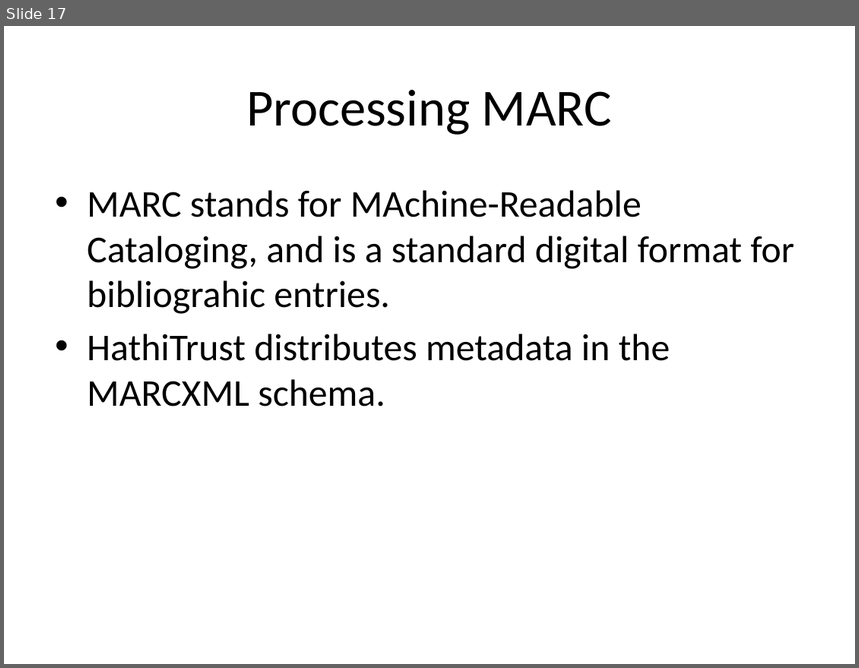
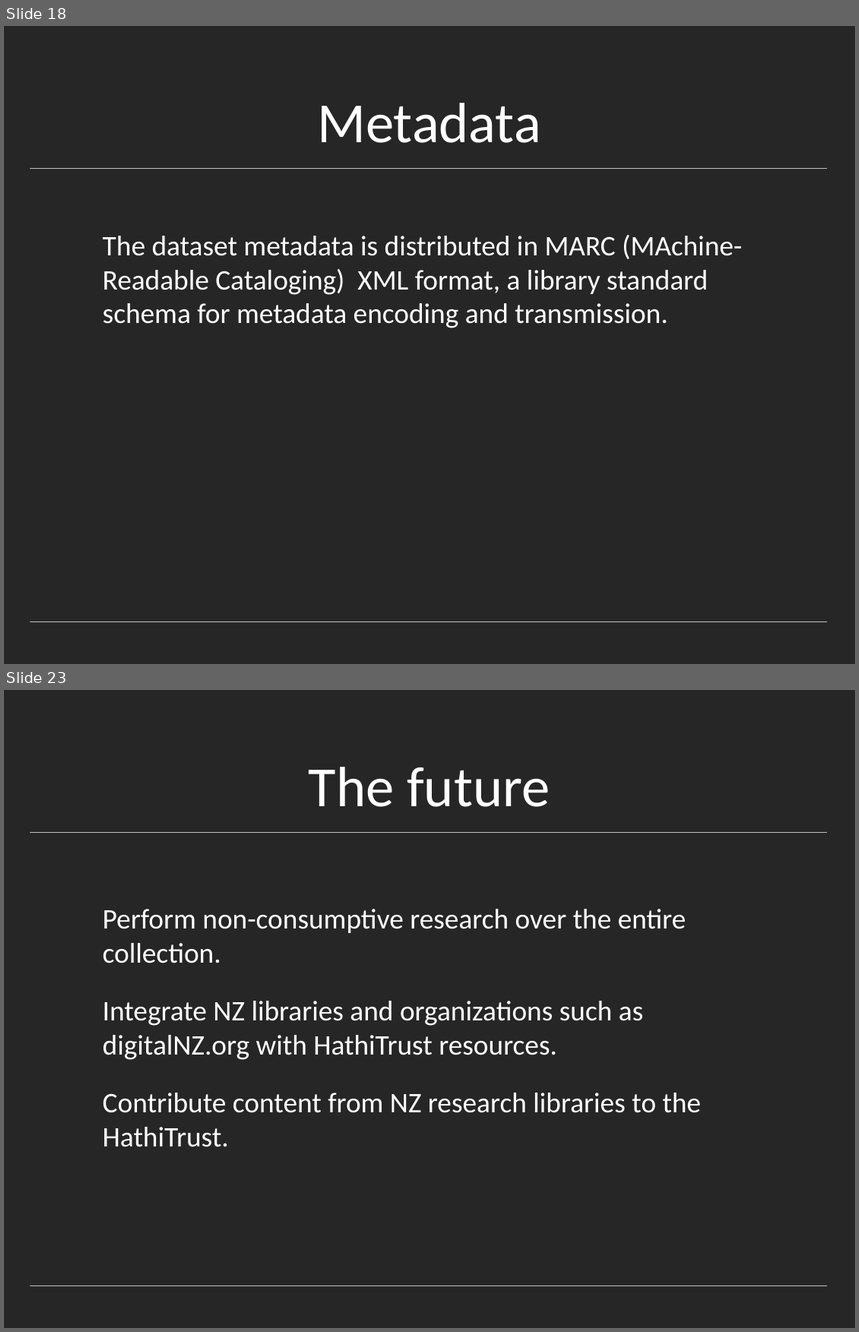
Before and after one commit to rlmv/hathitrust-soer, a slide deck: notes/HathiTrust.pptx. Shown one above the other, each under a label of ours: slide 17 before the commit, slides 18 and 23 after it; the slides between them are not shown. The pictures are 859x668 and 859x1332 pixels, drawn with LibreOffice and Linux fonts; fonts in the diff are those of the drawing. Boxes give left, top, right and bottom in pixels: in the first picture for what was removed or moved away, otherwise in the second. Text is boxed around its words. In the diff, an @@ line names an element or a change of style, - is before the commit and + after.

```diff
--- a/notes/HathiTrust.pptx
+++ b/notes/HathiTrust.pptx
@@ slide 23 added at <box>4,690,855,1328</box>, background #262626; not listed: 2 template elements that a slide beside it also shows @@
@@ title added at <box>309,767,550,807</box>, 48 pt, text #FFFFFF @@
+The future
@@ text added at <box>103,909,702,1148</box>, 24 pt, text #FFFFFF @@
+Perform non-consumptive research over the entire collection.
+Integrate NZ libraries and organizations such as digitalNZ.org with HathiTrust resources.
+Contribute content from NZ research libraries to the HathiTrust.
@@ what was slide 17 is now slide 18 @@
@@ slide 18 changed as well @@
@@ background #FFFFFF to #262626 @@
@@ title "Metadata" at <box>317,103,541,143</box>: vertical alignment middle to bottom @@
@@ title at <box>317,103,541,143</box>: text changed; size 44 to 48 pt; text colour #000000 to #FFFFFF @@
-Processing MARC
+Metadata
@@ freeform shape added at <box>31,168,827,168</box>, outline #BFBFBF 0.25 pt @@
@@ text at <box>103,235,742,328</box>: text changed; size 32 to 24 pt; text colour #000000 to #FFFFFF @@
-• MARC stands for MAchine-Readable Cataloging, and is a standard digital format for bibliograhic entries.
-• HathiTrust distributes metadata in the MARCXML schema.
+The dataset metadata is distributed in MARC (MAchine-Readable Cataloging) XML format, a library standard schema for metadata encoding and transmission.
@@ freeform shape added at <box>31,622,827,622</box>, outline #BFBFBF 0.25 pt @@
```
Also in this commit, not shown: 7 other slides changed, 16 other slides added, 20 slides removed.
